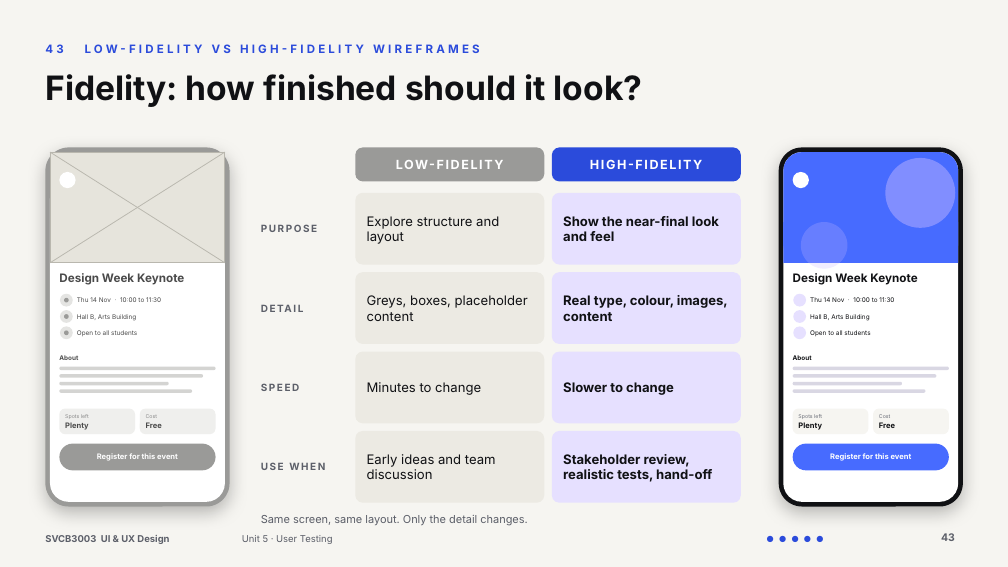
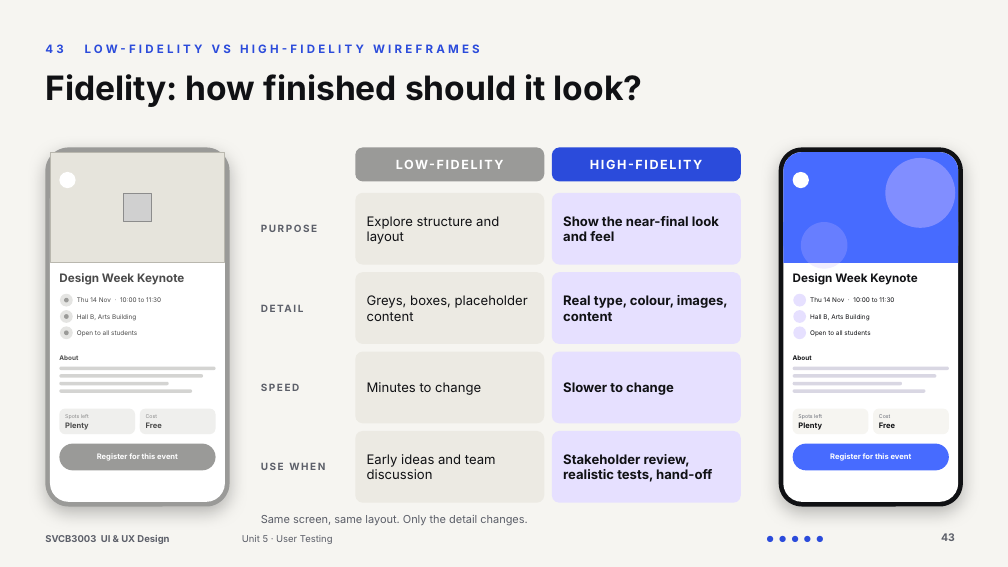
Before and after one commit to Juni233232/Portfolio, a slide deck: slide 43 of ux-ui-presentation/UX-UI-Design-Understanding-the-Experience.pptx. Drawn at 1008x567 pixels with LibreOffice and Linux fonts; fonts in the diff are those of the drawing; grey boxes stand for pictures; background and template pictures are left out. Boxes give left, top, right and bottom in pixels: in the first picture for what was removed or moved away, otherwise in the second. Text is boxed around its words. In the diff, an @@ line names an element or a change of style, - is before the commit and + after.

```diff
--- a/ux-ui-presentation/UX-UI-Design-Understanding-the-Experience.pptx
+++ b/ux-ui-presentation/UX-UI-Design-Understanding-the-Experience.pptx
@@ line removed from (50, 152) to (225, 263) @@
@@ line removed from (50, 263) to (225, 152) @@
@@ picture added at (x1=123, y1=193, x2=152, y2=222) @@
```
Also in this commit, not shown: 18 other slides changed, 14 other files.
